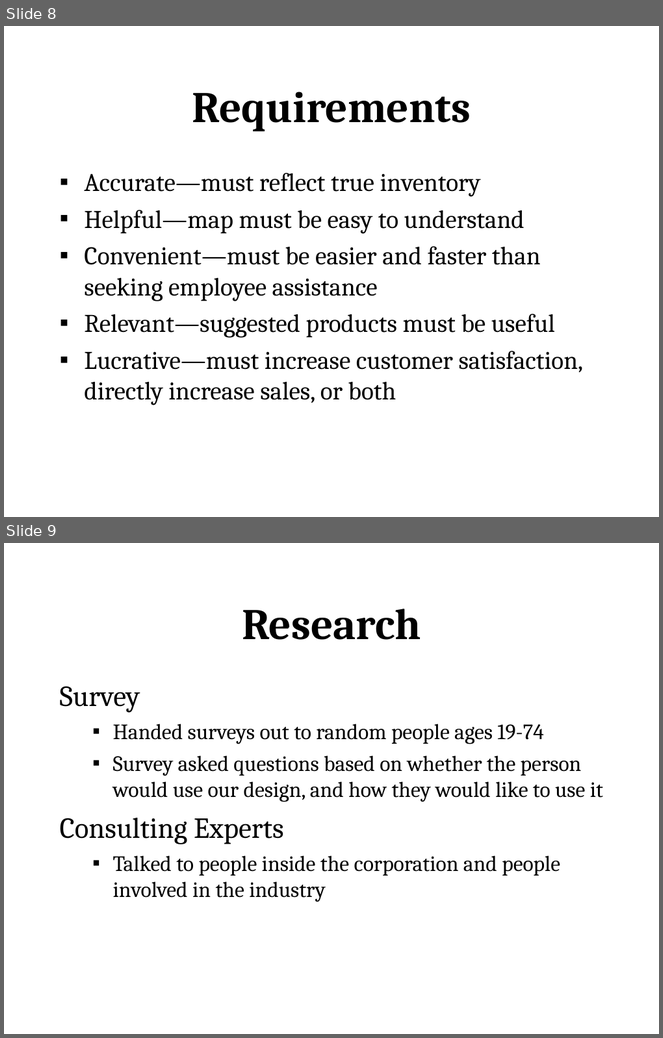
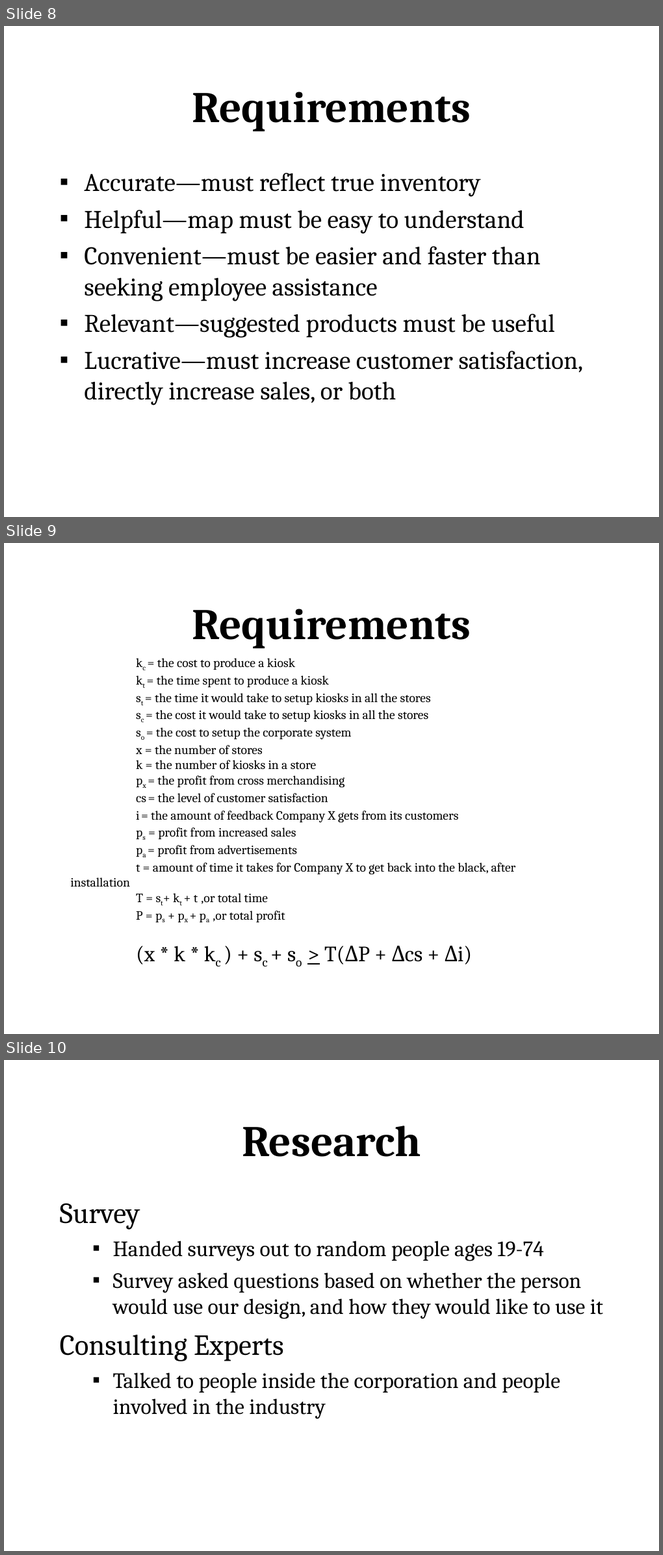
Before and after one commit to jliem/ninea1, a slide deck: doc/s1/Presentation-SeniorDesign.ppt. Shown one above the other, each under a label of ours: slides 8 and 9 before the commit, slides 8, 9 and 10 after it. The pictures are 663x1038 and 663x1555 pixels, drawn with LibreOffice and Linux fonts; fonts in the diff are those of the drawing; background and template pictures are left out. Boxes give left, top, right and bottom in pixels: in the first picture for what was removed or moved away, otherwise in the second. Text is boxed around its words. In the diff, an @@ line names an element or a change of style, - is before the commit and + after.

```diff
--- a/doc/s1/Presentation-SeniorDesign.ppt
+++ b/doc/s1/Presentation-SeniorDesign.ppt
@@ slide 9 added at bbox=[4, 543, 659, 1034], background picture (left out) @@
@@ title added at bbox=[192, 609, 471, 649], 48 pt, text #000000, bold @@
+Requirements
@@ text added at bbox=[136, 658, 516, 965], 14 pt, text #000000 @@
+kc = the cost to produce a kiosk
+kt = the time spent to produce a kiosk
+st = the time it would take to setup kiosks in all the stores
+sc = the cost it would take to setup kiosks in all the stores
+so = the cost to setup the corporate system
+x = the number of stores
+k = the number of kiosks in a store
+px = the profit from cross merchandising
+cs = the level of customer satisfaction
+i = the amount of feedback Company X gets from its customers
+ps = profit from increased sales
+pa = profit from advertisements
+t = amount of time it takes for Company X to get back into the black, after installation
+T = st+ kt + t ,or total time
+P = ps + px + pa ,or total profit
+(x * k * kc ) + sc + so > T(ΔP + Δcs + Δi)
@@ what was slide 9 is now slide 10 @@
```
Also in this commit, not shown: 2 slides changed.
